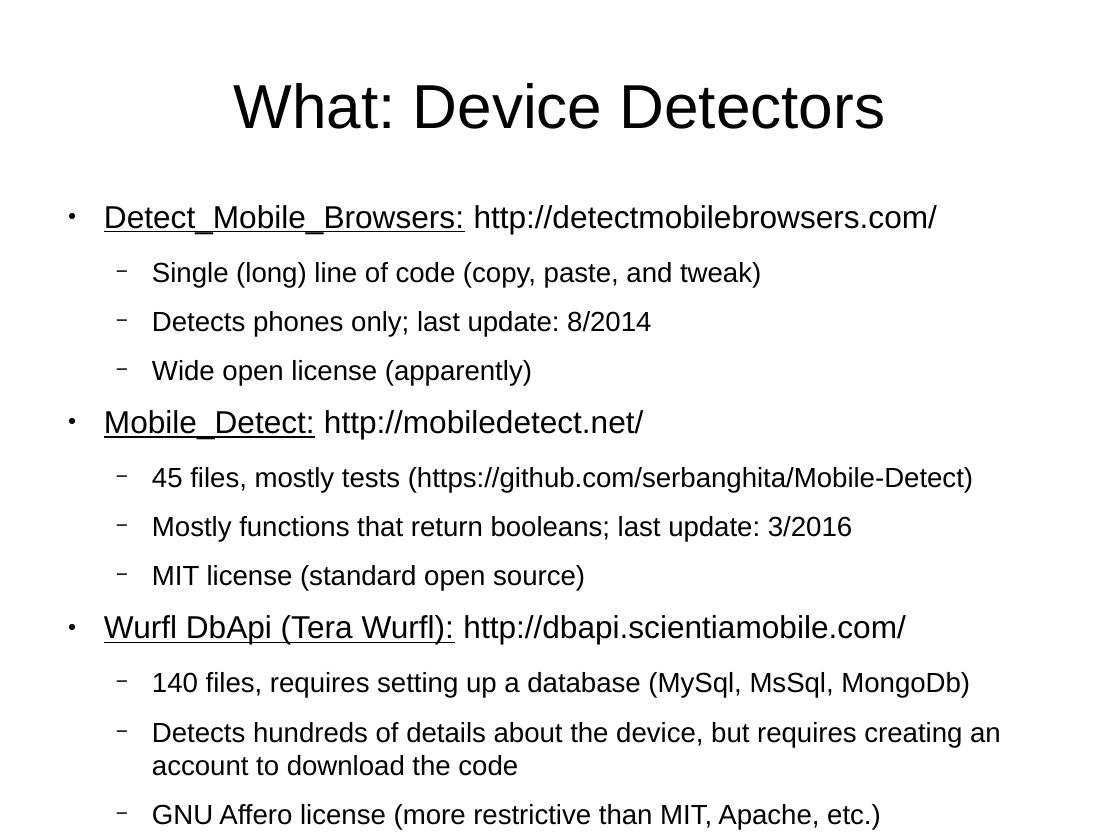
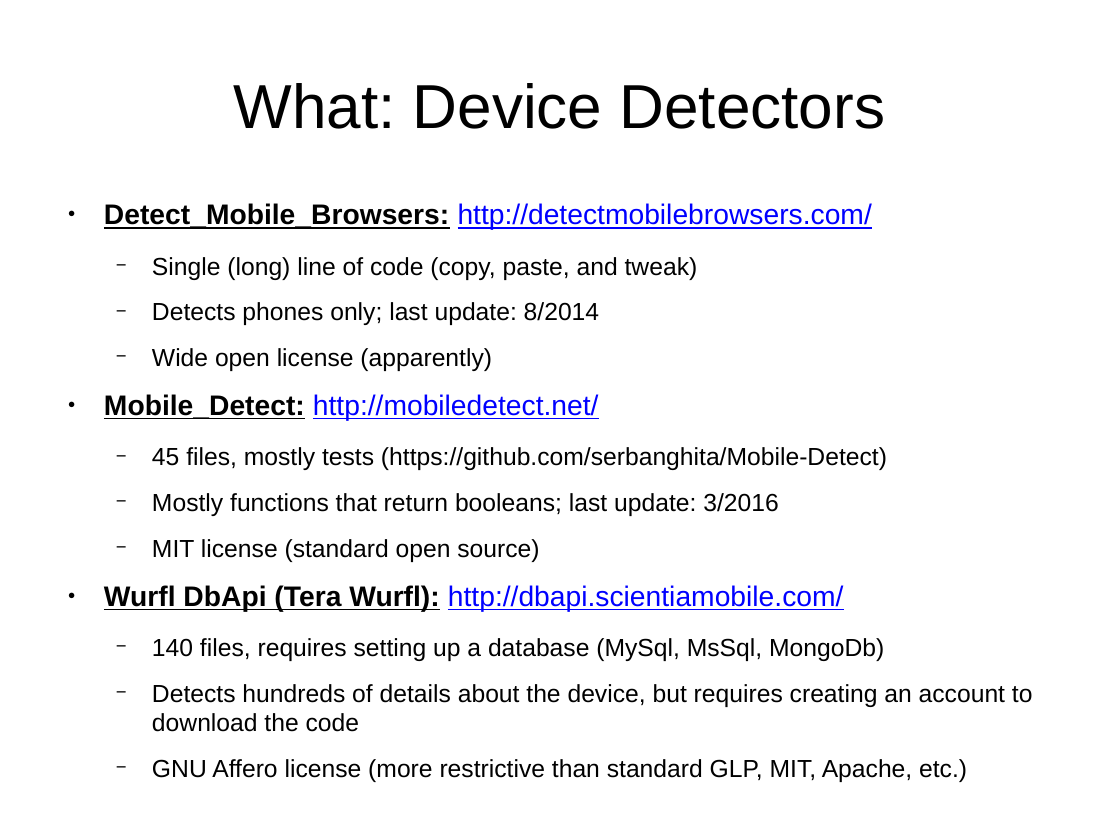
Before and after one commit to tomwhartung/jmws_accoutrements, a slide deck: slide 5 of presentations/2016_04-AWD_in_PHP_CMSes/AWD_in_PHP_CMSes-slides.odp. Drawn at 1120x840 pixels with LibreOffice and Linux fonts; fonts in the diff are those of the drawing. Boxes give left, top, right and bottom in pixels: in the first picture for what was removed or moved away, otherwise in the second. Text is boxed around its words. In the diff, an @@ line names an element or a change of style, - is before the commit and + after.

Commit message:
The "What"s should be OK, starting on the "Why"s.

```diff
--- a/presentations/2016_04-AWD_in_PHP_CMSes/AWD_in_PHP_CMSes-slides.odp
+++ b/presentations/2016_04-AWD_in_PHP_CMSes/AWD_in_PHP_CMSes-slides.odp
@@ text at (104,203,1033,732): size 22.4 to 20 pt in "Detect_Mobile_Browsers: http://detectmobilebrowsers.com/", "Mobile_Detect: http://mobiledetect.net/", "Wurfl DbApi (Tera Wurfl): http://dbapi.scientiamobile.com/"; text colour #000000 to #0000FF, underline on in "http://detectmobilebrowsers.com/", "http://mobiledetect.net/", "http://dbapi.scientiamobile.com/"; bold on in "Detect_Mobile_Browsers:", "Mobile_Detect:", "Wurfl DbApi (Tera Wurfl):"; size 19.6 to 17.5 pt in "Single (long) line of code (copy, paste, ...", "Detects phones only; last update: 8/2014", "Wide open license (apparently)", "45 files, mostly tests (https://github.com/serbanghita/Mobil ..." and 4 more places @@
@@ text at (152,759,967,782): text changed; size 19.6 to 17.5 pt @@
-  − GNU Affero license (more restrictive than MIT, Apache, etc.)
+  − GNU Affero license (more restrictive than standard GLP, MIT, Apache, etc.)
```
Also in this commit, not shown: 2 other slides changed, 1 slide added, 1 slide removed.
